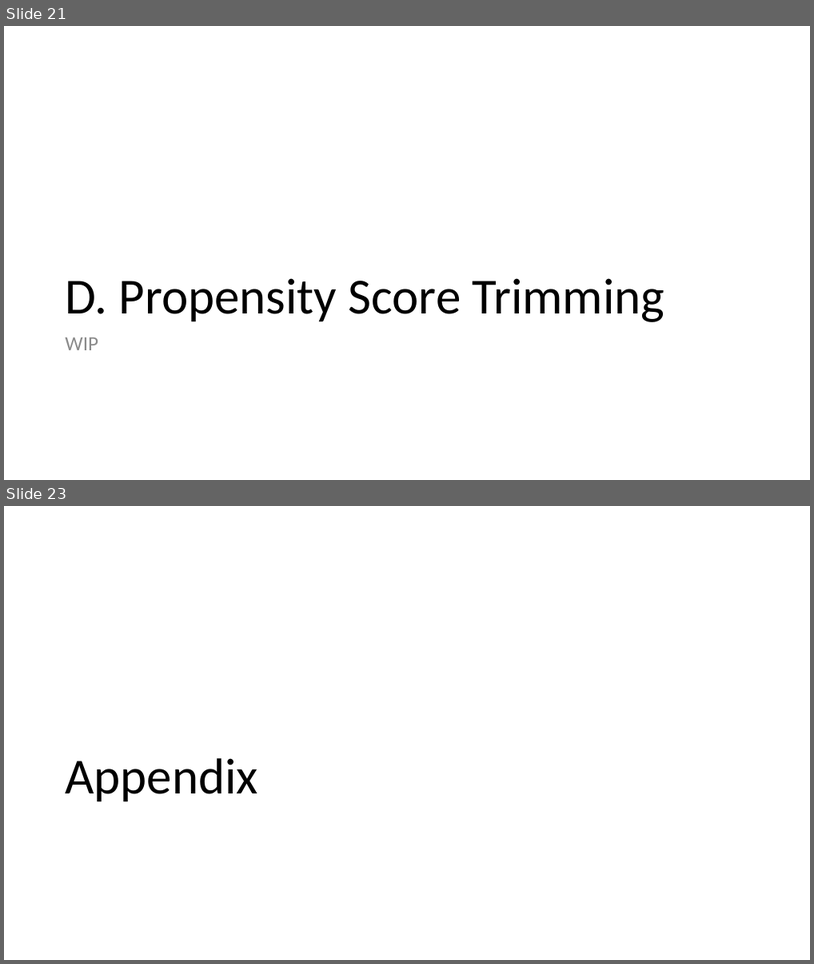
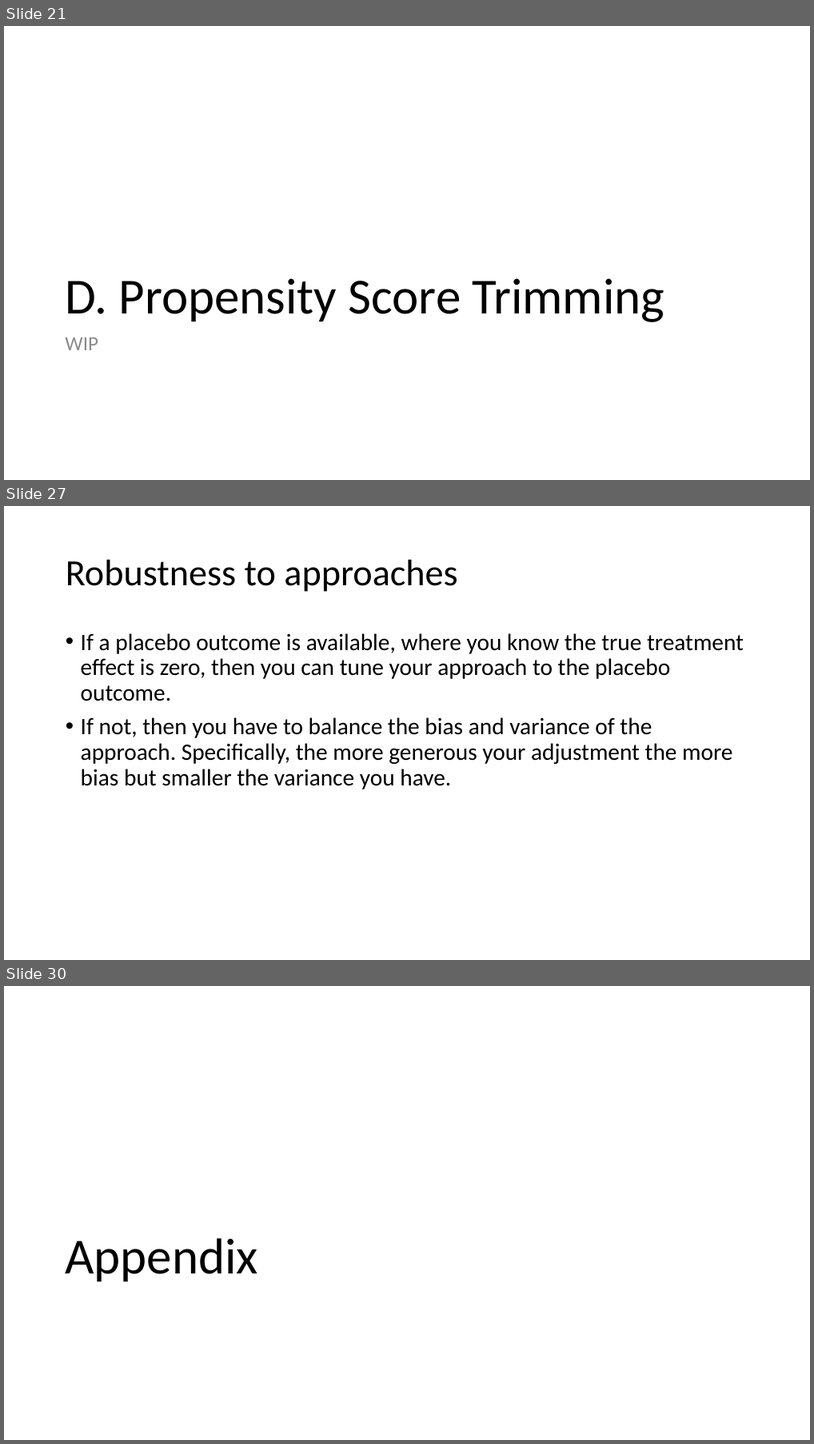
Before and after one commit to shoepaladin/causalinference_crashcourse, a slide deck: Powerpoints/4 Best Practices (WIP).pptx. Shown one above the other, each under a label of ours: slides 21 and 23 before the commit, slides 21, 27 and 30 after it; the slides between them are not shown. The pictures are 814x964 and 814x1444 pixels, drawn with LibreOffice and Linux fonts; fonts in the diff are those of the drawing. Boxes give left, top, right and bottom in pixels: in the first picture for what was removed or moved away, otherwise in the second. Text is boxed around its words. In the diff, an @@ line names an element or a change of style, - is before the commit and + after.

```diff
--- a/Powerpoints/4 Best Practices (WIP).pptx
+++ b/Powerpoints/4 Best Practices (WIP).pptx
@@ slide 27 added at (x1=4, y1=506, x2=810, y2=960), background #FFFFFF @@
@@ title added at (x1=66, y1=560, x2=458, y2=592), 44 pt, text #000000 @@
+Robustness to approaches
@@ text added at (x1=81, y1=633, x2=744, y2=789), 28 pt, text #000000 @@
+• If a placebo outcome is available, where you know the true treatment effect is zero, then you can tune your approach to the placebo outcome.
+• If not, then you have to balance the bias and variance of the approach. Specifically, the more generous your adjustment the more bias but smaller the variance you have.
@@ what was slide 23 is now slide 30 @@
```
Also in this commit, not shown: 7 other slides added, 8 other files.
